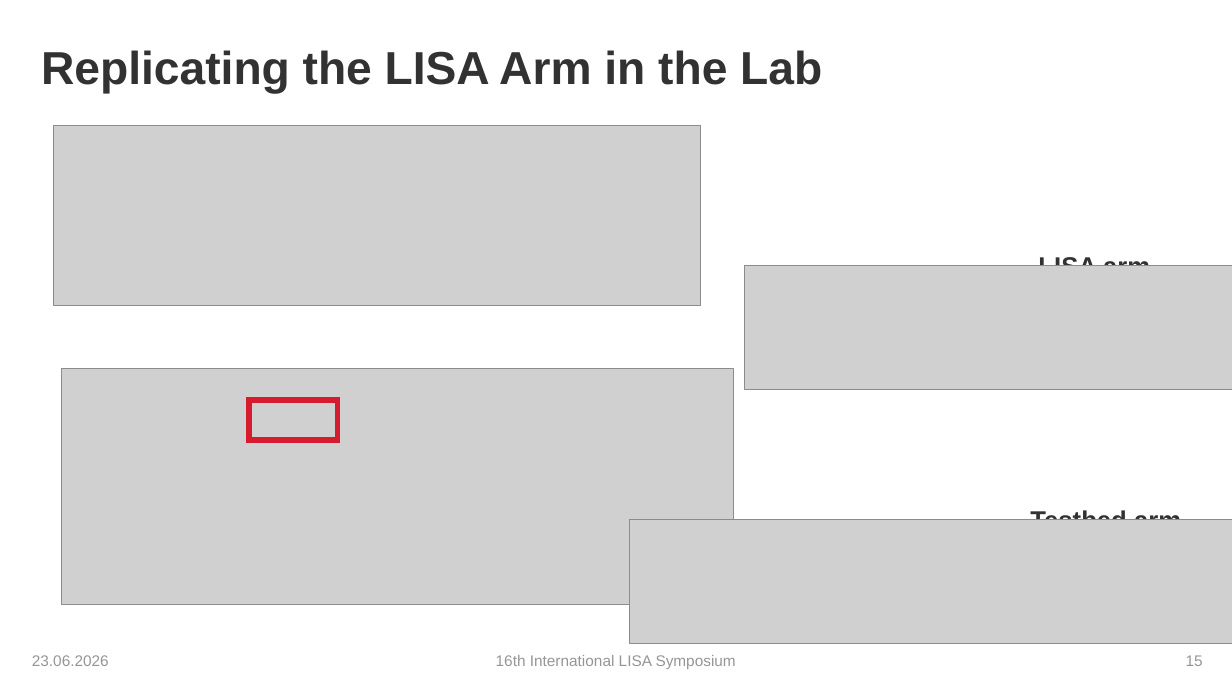
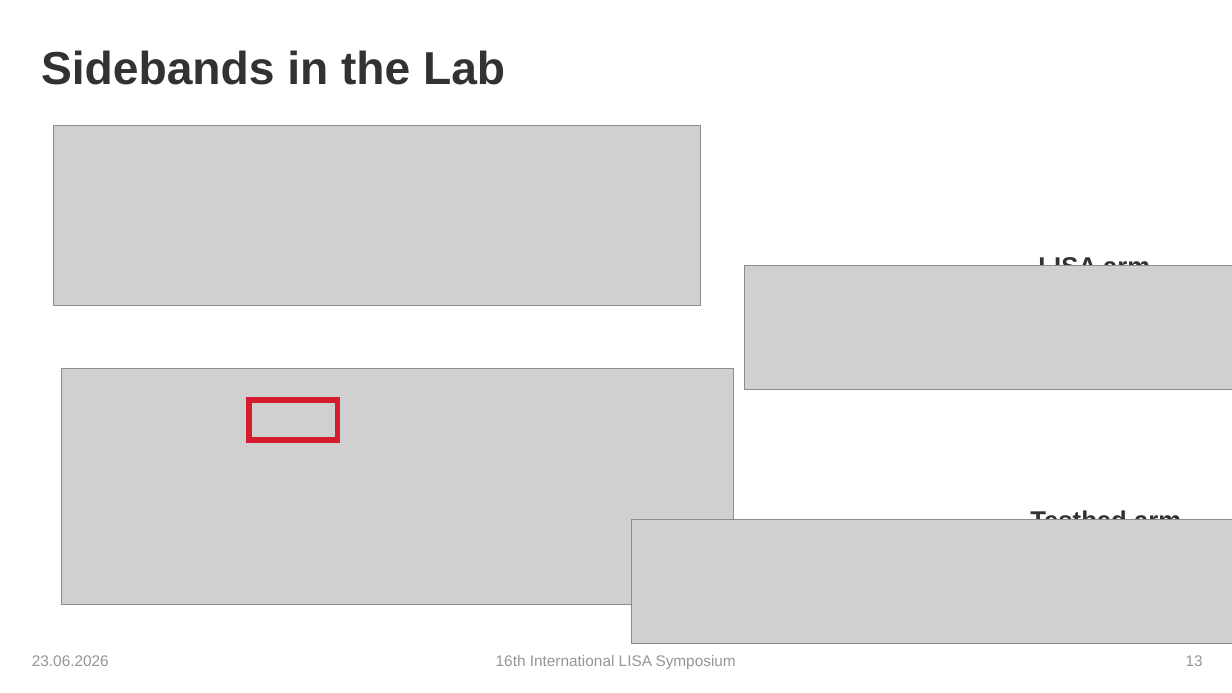
Before and after one commit to karinkruuse/Esitlused, a slide deck: slide 13 of Kruuse_Symposium_2026 - Copy.pptx (slide 15 before the commit). Drawn at 1232x693 pixels with LibreOffice and Linux fonts; fonts in the diff are those of the drawing; grey boxes stand for pictures; background and template pictures are left out. Boxes give left, top, right and bottom in pixels: in the first picture for what was removed or moved away, otherwise in the second. Text is boxed around its words. In the diff, an @@ line names an element or a change of style, - is before the commit and + after.

```diff
--- a/Kruuse_Symposium_2026 - Copy.pptx
+++ b/Kruuse_Symposium_2026 - Copy.pptx
@@ title at bbox=[41, 50, 505, 85]: text changed @@
-Replicating the LISA Arm in the Lab
+Sidebands in the Lab
@@ page number at bbox=[1186, 655, 1203, 666]: text changed @@
-15
+13
```
Also in this commit, not shown: 10 other slides changed, 2 slides removed.
